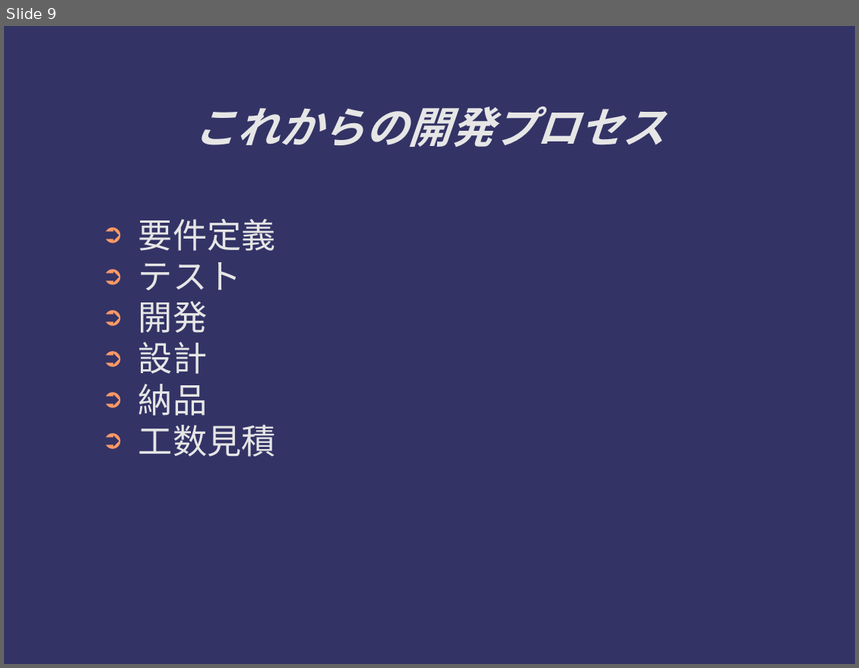
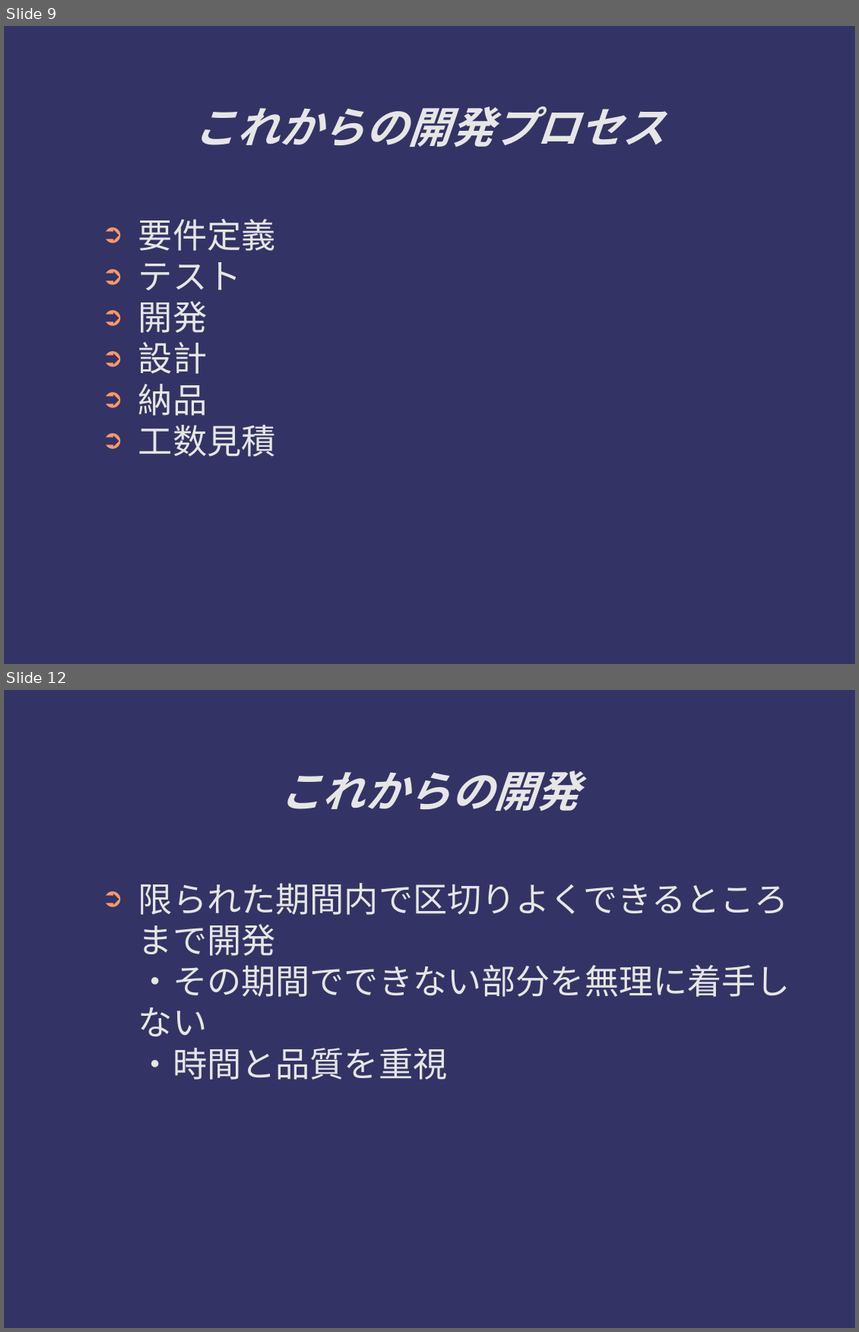
Before and after one commit to ichylinux/daddy, a slide deck: doc/concept.odp. Shown one above the other, each under a label of ours: slide 9 before the commit, slides 9 and 12 after it; the slides between them are not shown. The pictures are 859x668 and 859x1332 pixels, drawn with LibreOffice and Linux fonts; fonts in the diff are those of the drawing. Boxes give left, top, right and bottom in pixels: in the first picture for what was removed or moved away, otherwise in the second. Text is boxed around its words. In the diff, an @@ line names an element or a change of style, - is before the commit and + after.

```diff
--- a/doc/concept.odp
+++ b/doc/concept.odp
@@ slide 12 added at (x1=4, y1=690, x2=855, y2=1328), background #333366 @@
@@ title added at (x1=280, y1=771, x2=580, y2=811), 40 pt, text #E6E6E6, bold, italic @@
+これからの開発
@@ text added at (x1=139, y1=883, x2=791, y2=1080), 32 pt, text #E6E6E6 @@
+➲ 限られた期間内で区切りよくできるところまで開発
+  ・その期間でできない部分を無理に着手しない
+  ・時間と品質を重視
```
Also in this commit, not shown: 3 slides changed, 5 other slides added.
